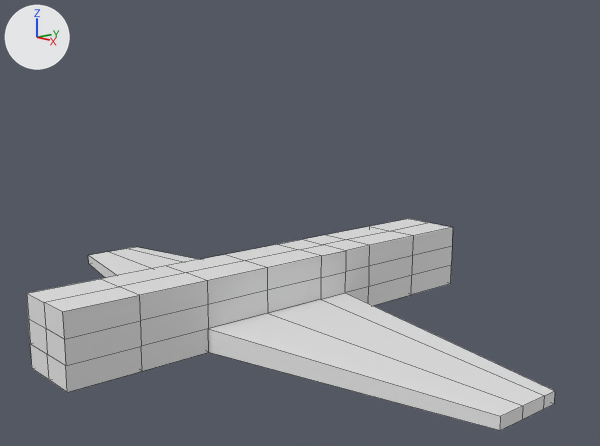
What one commit did to the Blender file Avion.blend.
One viewpoint serves both versions: a 50 mm lens placed at (18.63, -15.14, 6.99), pointed at (0.72, 0.44, 2.03). Lighting does not change. The marker at upper left points along +X, +Y and +Z. Mesh edges are drawn as thin lines.
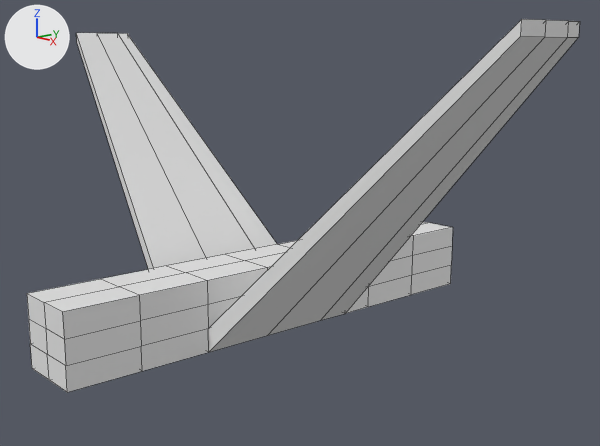
Changed parts and their boxes [x1, y1, x2, y2] in the pictures (600 x 446 px; the box of a moved part takes in the faces that stretch with it):
'Cube', reshaped (76% taller)
    before: [27, 219, 555, 430]
    after: [27, 19, 580, 392]
part 1 of me_cube_001, moved or reshaped
    before: [88, 247, 555, 430]
    after: [76, 19, 580, 352]

The edits, one by one:
me_cube_001 has 66 vertices, 54 faces and spans x 0.0..9.17, y -1.0..1.0, z -1.0..1.0.
me_cube_001 is used by ob_cube; location (0.0, 0.0, 0.0); scale (1.0, 7.13, 1.0).
Before the commit, vertices of me_cube_001: 58 (9.17, -0.19, -0.83) at pixel (500, 430), 59 (9.17, -0.08, -0.83) at pixel (522, 419), 60 (9.17, 0.04, -0.83) at pixel (543, 408), 61 (9.17, 0.04, -0.51) at pixel (544, 395), 62 (9.17, -0.08, -0.51) at pixel (523, 405).
Before the commit, vertices of me_cube_001: 63 (9.17, -0.19, -0.51) at pixel (500, 416), 64 (9.17, 0.09, -0.51) at pixel (554, 390), 65 (9.17, 0.09, -0.83) at pixel (554, 403).
Part 1, on me_cube_001:
Vertices 58 to 65 of me_cube_001 move by (0.0, 0.0, 8.05).
